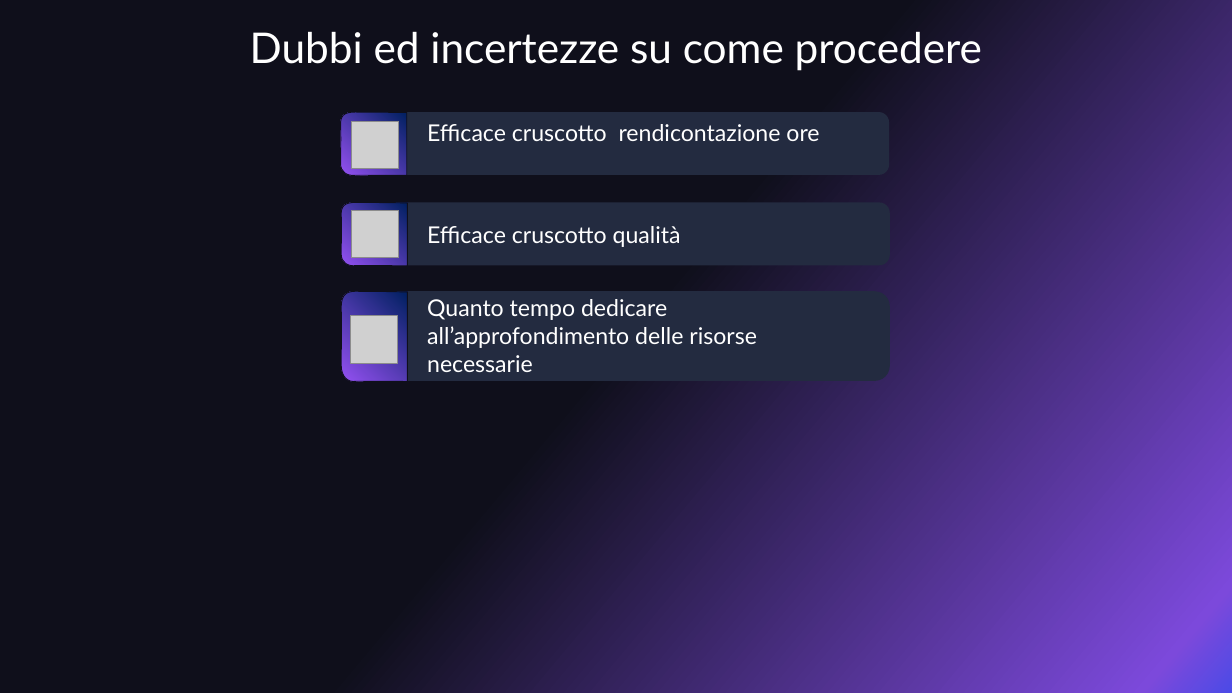
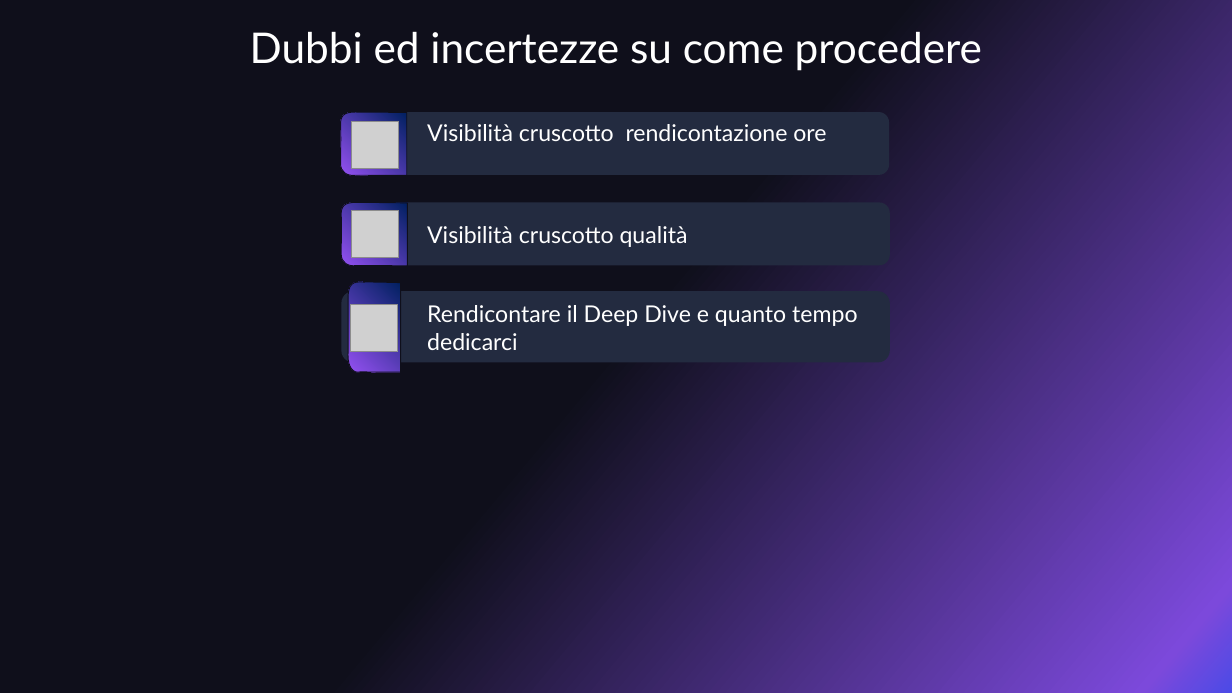
Before and after one commit to 0x06tudio/docs, a slide deck: slide 5 of src/diari_di_bordo/DiarioDiBordo2_ZeroSixStudio.pptx. Drawn at 1232x693 pixels with LibreOffice and Linux fonts; fonts in the diff are those of the drawing; grey boxes stand for pictures. Boxes give left, top, right and bottom in pixels: in the first picture for what was removed or moved away, otherwise in the second. Text is boxed around its words. In the diff, an @@ line names an element or a change of style, - is before the commit and + after.

```diff
--- a/src/diari_di_bordo/DiarioDiBordo2_ZeroSixStudio.pptx
+++ b/src/diari_di_bordo/DiarioDiBordo2_ZeroSixStudio.pptx
@@ text at [427,124,826,141]: text changed @@
-Efficace cruscotto rendicontazione ore
+Visibilità cruscotto rendicontazione ore
@@ text at [427,226,688,247]: text changed @@
-Efficace cruscotto qualità
+Visibilità cruscotto qualità
@@ rounded rectangle: place and size @@
-rounded rectangle at [341,291,890,381]
+rounded rectangle at [341,291,890,362]
@@ freeform shape: place and size @@
-freeform shape at [341,291,408,382]
+freeform shape at [341,291,408,363]
@@ picture: place and size @@
-picture at [351,316,398,363]
+picture at [351,305,398,352]
@@ text at [427,305,857,350]: text changed @@
-Quanto tempo dedicare all’approfondimento delle risorse necessarie
+Rendicontare il Deep Dive e quanto tempo dedicarci
```
Also in this commit, not shown: 2 other slides changed, 2 other files.
